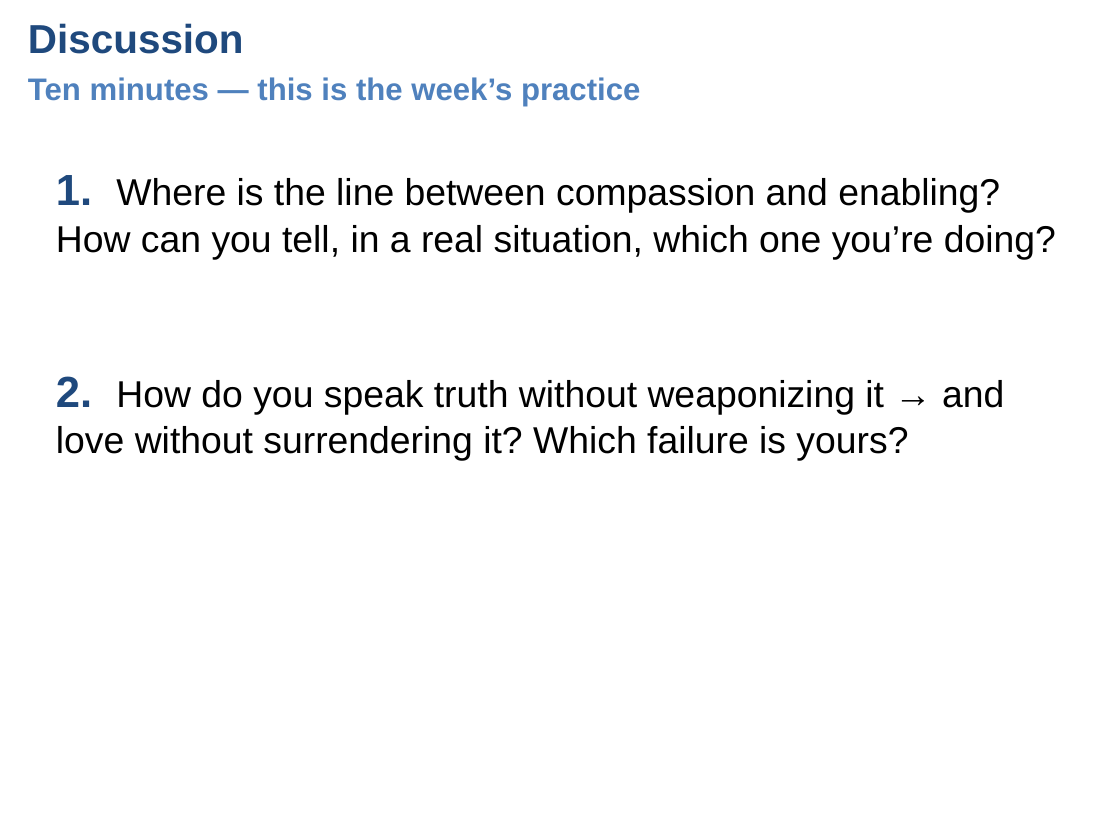
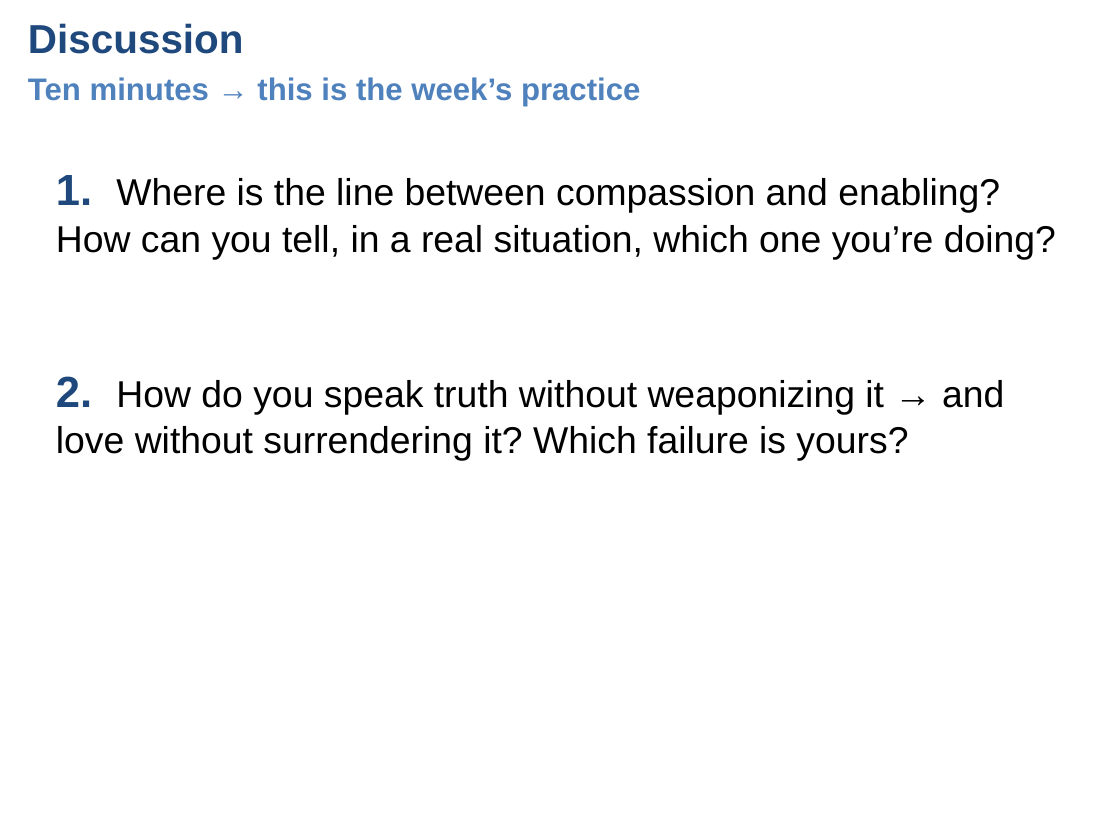
Before and after one commit to UsefulEngines/EvangelismPublic, a slide deck: slide 6 of 2026-Q4/06-LoveCompassionTruth/Week06-LoveCompassionAndTruth.pptx. Drawn at 1120x840 pixels with LibreOffice and Linux fonts; fonts in the diff are those of the drawing. Boxes give left, top, right and bottom in pixels: in the first picture for what was removed or moved away, otherwise in the second. Text is boxed around its words. In the diff, an @@ line names an element or a change of style, - is before the commit and + after.

```diff
--- a/2026-Q4/06-LoveCompassionTruth/Week06-LoveCompassionAndTruth.pptx
+++ b/2026-Q4/06-LoveCompassionTruth/Week06-LoveCompassionAndTruth.pptx
@@ text at box(28, 77, 640, 106): text changed @@
-Ten minutes — this is the week’s practice
+Ten minutes → this is the week’s practice
```
Also in this commit, not shown: 11 other files.
